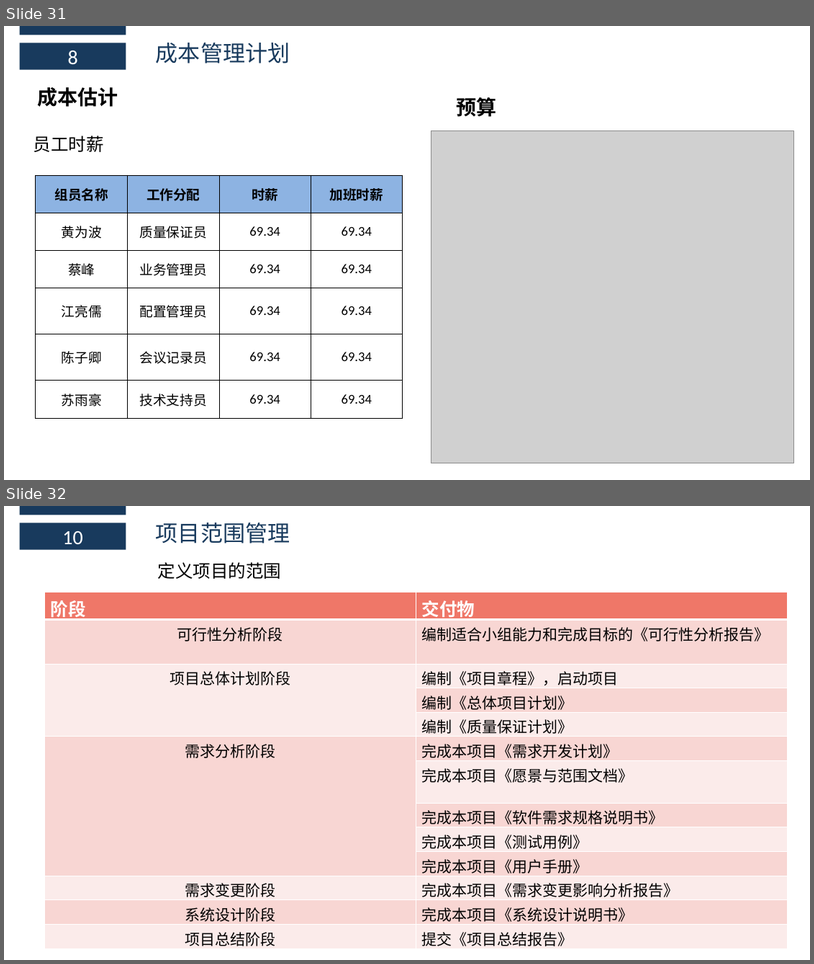
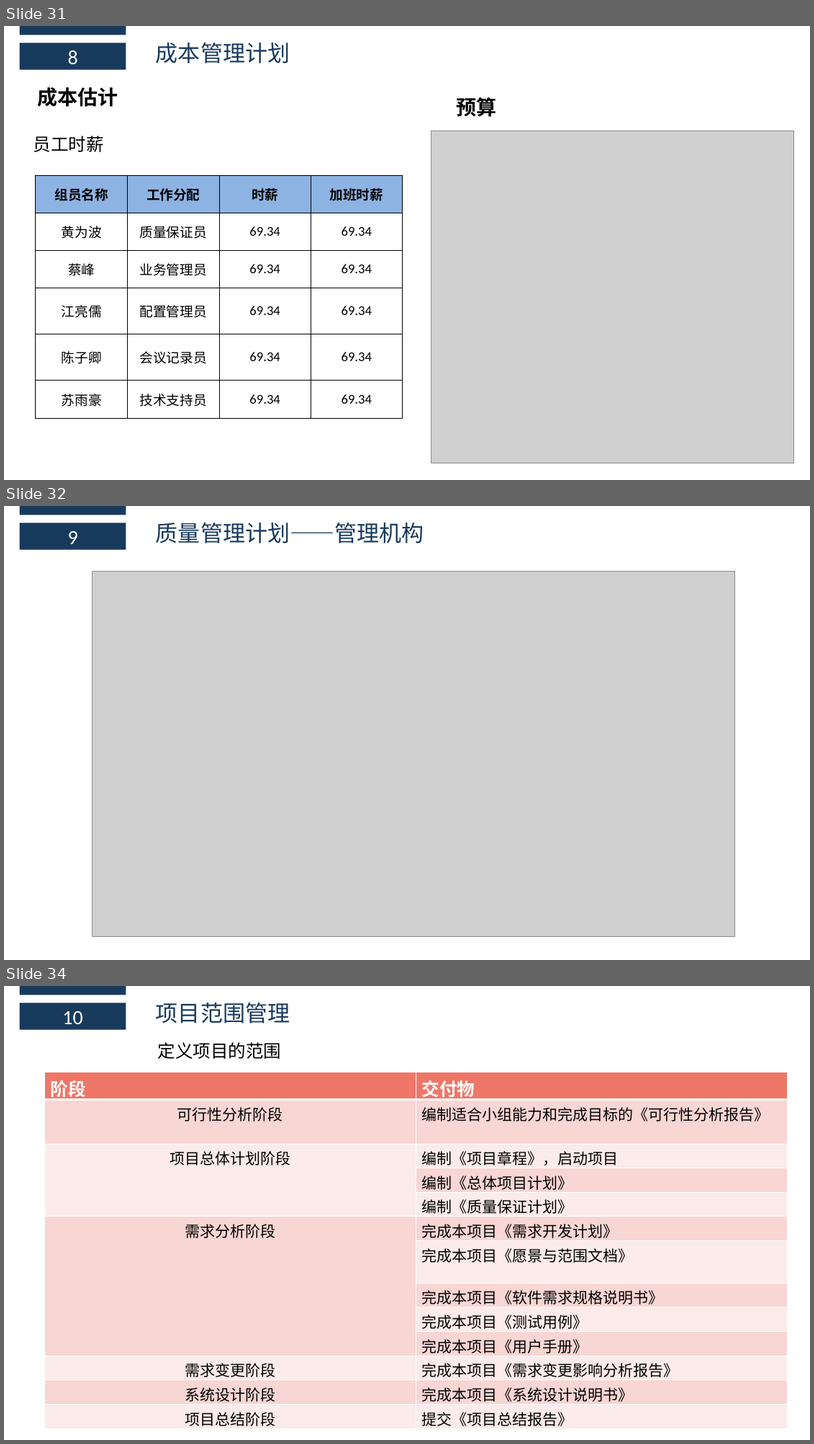
Before and after one commit to boboHh/AssistantTeaching, a slide deck: 受控文档/03-需求工程项目计划/PRD2018-G11-需求工程项目计划PPT.pptx. Shown one above the other, each under a label of ours: slides 31 and 32 before the commit, slides 31, 32 and 34 after it; the slides between them are not shown. The pictures are 814x964 and 814x1444 pixels, drawn with LibreOffice and Linux fonts; fonts in the diff are those of the drawing; grey boxes stand for pictures. Boxes give left, top, right and bottom in pixels: in the first picture for what was removed or moved away, otherwise in the second. Text is boxed around its words. In the diff, an @@ line names an element or a change of style, - is before the commit and + after.

Commit message:
添加质量管理计划

```diff
--- a/受控文档/03-需求工程项目计划/PRD2018-G11-需求工程项目计划PPT.pptx
+++ b/受控文档/03-需求工程项目计划/PRD2018-G11-需求工程项目计划PPT.pptx
@@ slide 32 added at [4,506,810,960], background #FFFFFF @@
@@ rectangle added at [20,506,126,515], fill #183A5D @@
@@ rectangle added at [20,523,126,549], fill #183A5D, 24 pt, text #FFFFFF @@
+9
@@ text added at [156,523,424,543], 26.6 pt, text #183A5D @@
+质量管理计划——管理机构
@@ picture added at [92,571,735,936] @@
@@ what was slide 32 is now slide 34 @@
```
Also in this commit, not shown: 1 slide changed, 1 other slide added, 1 other file.
